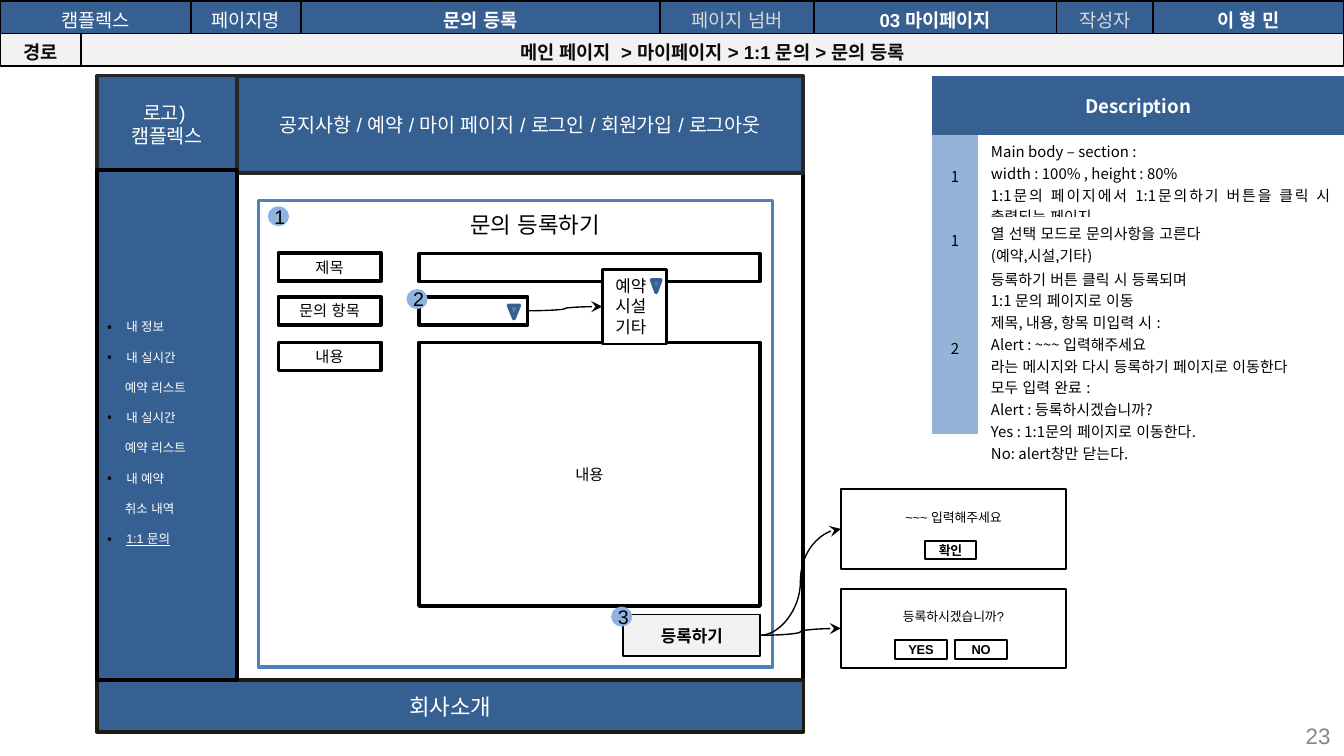
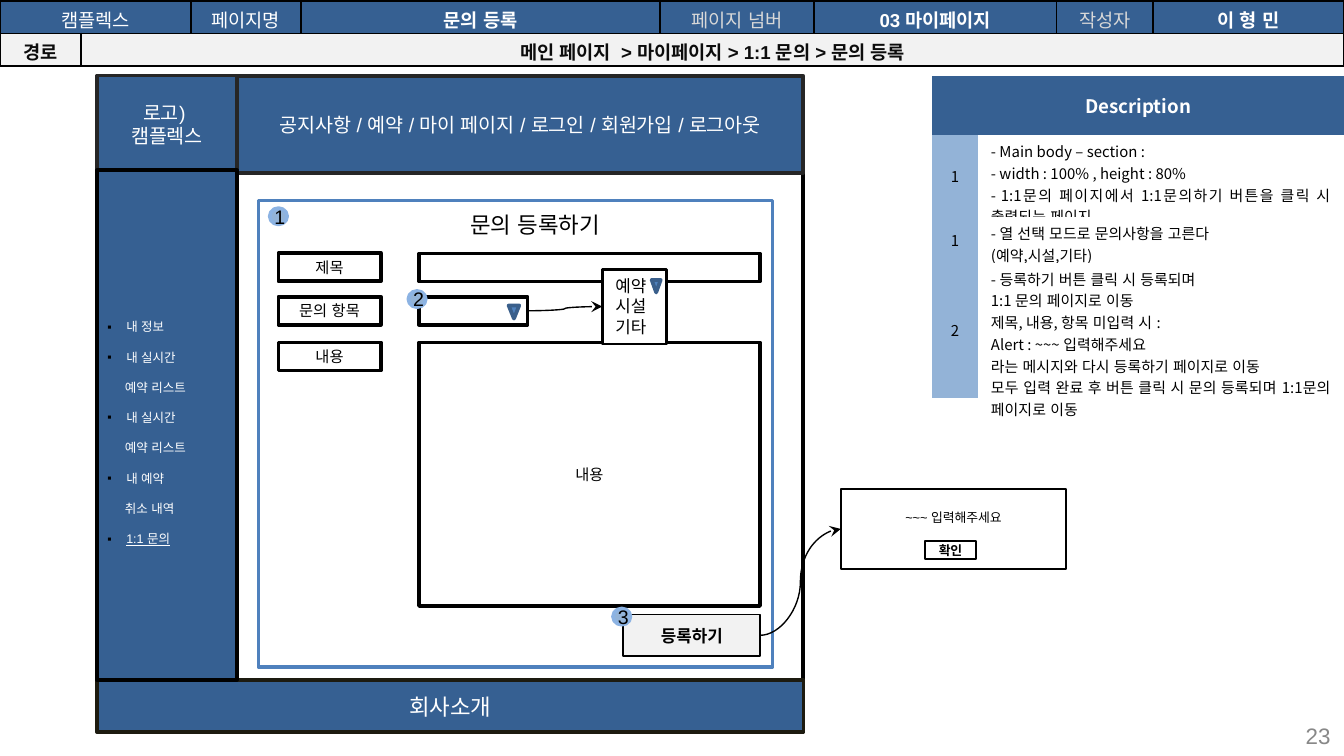
Before and after one commit to seoulsudal/CamFlexProject, a slide deck: slide 23 of 프로젝트 산출물/9. 스토리보드/캠플렉스 사용자_스토리보드.pptx. Drawn at 1344x756 pixels with LibreOffice and Linux fonts; fonts in the diff are those of the drawing. Boxes give left, top, right and bottom in pixels: in the first picture for what was removed or moved away, otherwise in the second. Text is boxed around its words. In the diff, an @@ line names an element or a change of style, - is before the commit and + after.

Commit message:
산출물 5~11까지 작성 완료, 체크리스트 작성중..

```diff
--- a/프로젝트 산출물/9. 스토리보드/캠플렉스 사용자_스토리보드.pptx
+++ b/프로젝트 산출물/9. 스토리보드/캠플렉스 사용자_스토리보드.pptx
@@ table at (933,77,1344,421) @@
-row 2, column 2: Main body – section : / width : 100% , height : 80% / 1:1문의 페이지에서 1:1문의하기 버튼을 클릭 시 출력되는 페이지
+row 2, column 2: - Main body – section : / - width : 100% , height : 80% / - 1:1문의 페이지에서 1:1문의하기 버튼을 클릭 시 출력되는 페이지
-row 3, column 2: 열 선택 모드로 문의사항을 고른다 / (예약,시설,기타)
+row 3, column 2: - 열 선택 모드로 문의사항을 고른다 / (예약,시설,기타)
-row 4, column 2: 등록하기 버튼 클릭 시 등록되며 / 1:1 문의 페이지로 이동 / 제목, 내용, 항목 미입력 시 : / Alert : ~~~ 입력해주세요 / 라는 메시지와 다시 등록하기 페이지로 이동한다 / 모두 입력 완료 : / Alert : 등록하시겠습니까? / Yes : 1:1문의 페이지로 이동한다. / No: alert창만 닫는다.
+row 4, column 2: - 등록하기 버튼 클릭 시 등록되며 / 1:1 문의 페이지로 이동 / 제목, 내용, 항목 미입력 시 : / Alert : ~~~ 입력해주세요 / 라는 메시지와 다시 등록하기 페이지로 이동 / 모두 입력 완료 후 버튼 클릭 시 문의 등록되며 1:1문의 페이지로 이동
@@ rectangle removed at (841,589,1067,668) @@
-등록하시겠습니까?
@@ curved arrow removed from (759, 636) to (841, 629) @@
@@ rectangle removed at (895,640,946,659) @@
-YES
@@ rectangle removed at (956,640,1007,659) @@
-NO
```
Also in this commit, not shown: 13 other slides changed, 3 slides added, 1 slide removed, 22 other files.
